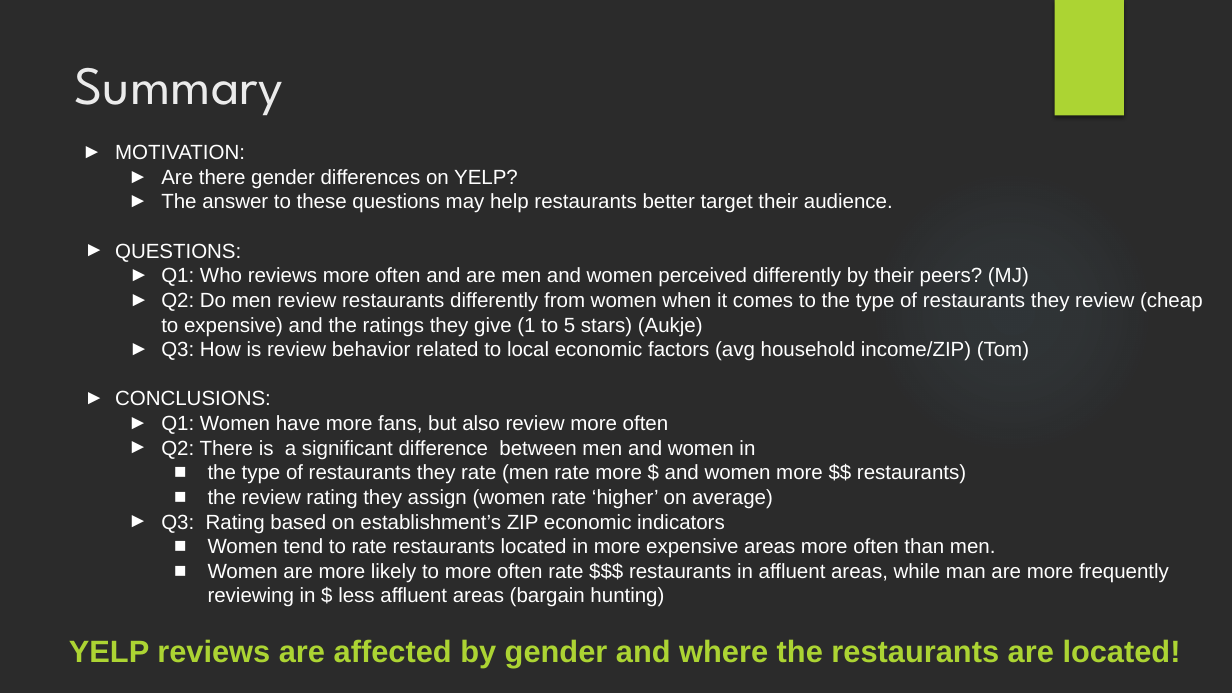
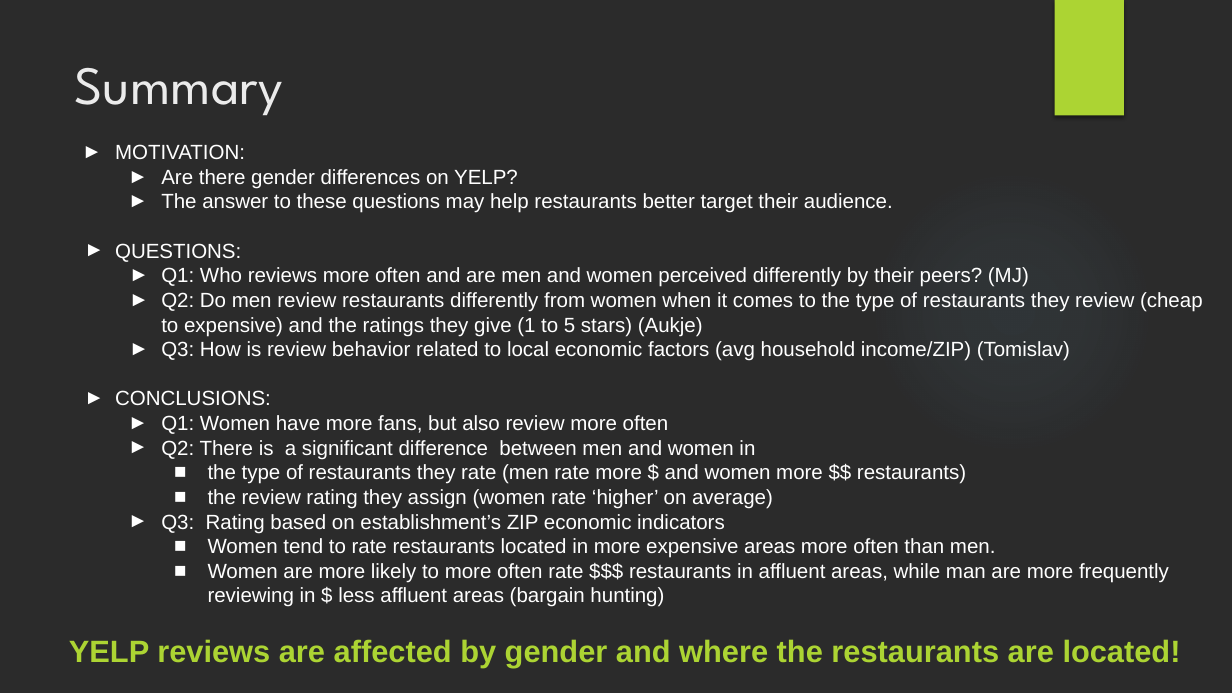
Before and after one commit to DutchDS/Project-1, a slide deck: slide 2 of Presentation.pptx. Drawn at 1232x693 pixels with LibreOffice and Linux fonts; fonts in the diff are those of the drawing; background and template pictures are left out; a plain dark background stands for a picture behind light text. Boxes give left, top, right and bottom in pixels: in the first picture for what was removed or moved away, otherwise in the second. Text is boxed around its words. In the diff, an @@ line names an element or a change of style, - is before the commit and + after.

```diff
--- a/Presentation.pptx
+++ b/Presentation.pptx
@@ text at <box>161,341,1070,361</box>: text changed @@
-  ► Q3: How is review behavior related to local economic factors (avg household income/ZIP) (Tom)
+  ► Q3: How is review behavior related to local economic factors (avg household income/ZIP) (Tomislav)
```
Also in this commit, not shown: 4 other files.
